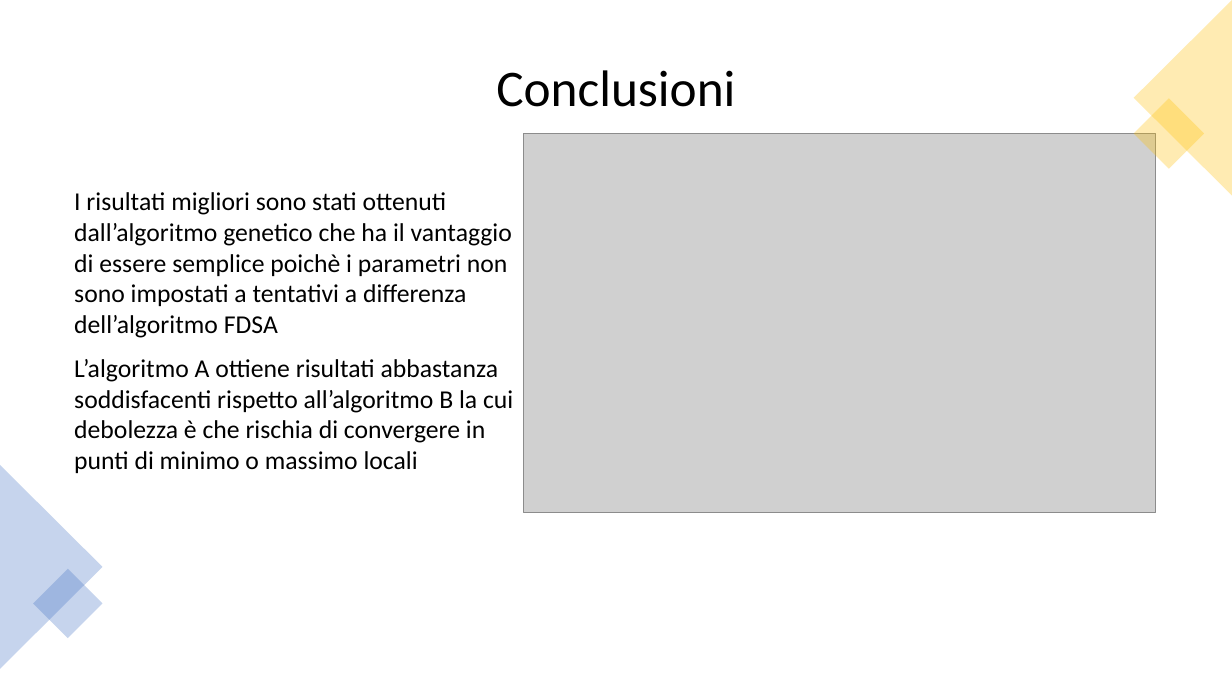
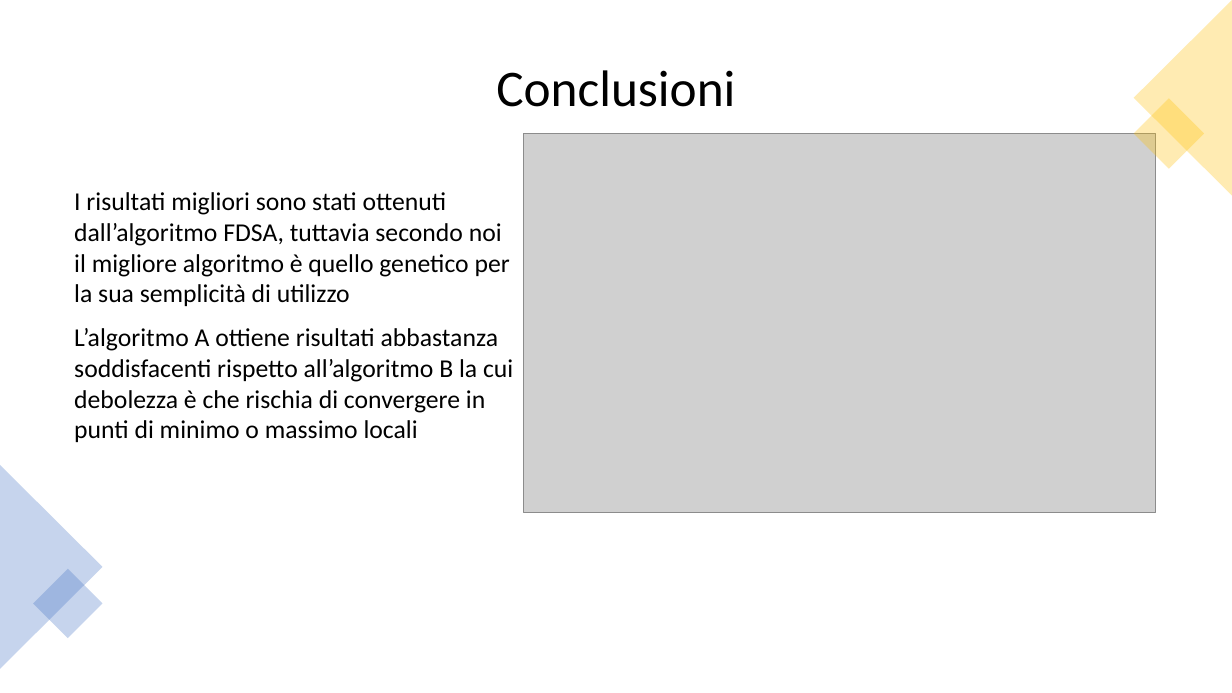
Before and after one commit to af20/mds_decision_making, a slide deck: slide 12 of R/Decision Making slides.pptx. Drawn at 1232x693 pixels with LibreOffice and Linux fonts; fonts in the diff are those of the drawing; grey boxes stand for pictures. Boxes give left, top, right and bottom in pixels: in the first picture for what was removed or moved away, otherwise in the second. Text is boxed around its words. In the diff, an @@ line names an element or a change of style, - is before the commit and + after.

```diff
--- a/R/Decision Making slides.pptx
+++ b/R/Decision Making slides.pptx
@@ text at [74,192,510,306]: text changed @@
-I risultati migliori sono stati ottenuti dall’algoritmo genetico che ha il vantaggio di essere semplice poichè i parametri non sono impostati a tentativi a differenza dell’algoritmo FDSA
+I risultati migliori sono stati ottenuti dall’algoritmo FDSA, tuttavia secondo noi il migliore algoritmo è quello genetico per la sua semplicità di utilizzo
```
Also in this commit, not shown: 4 other slides changed.
